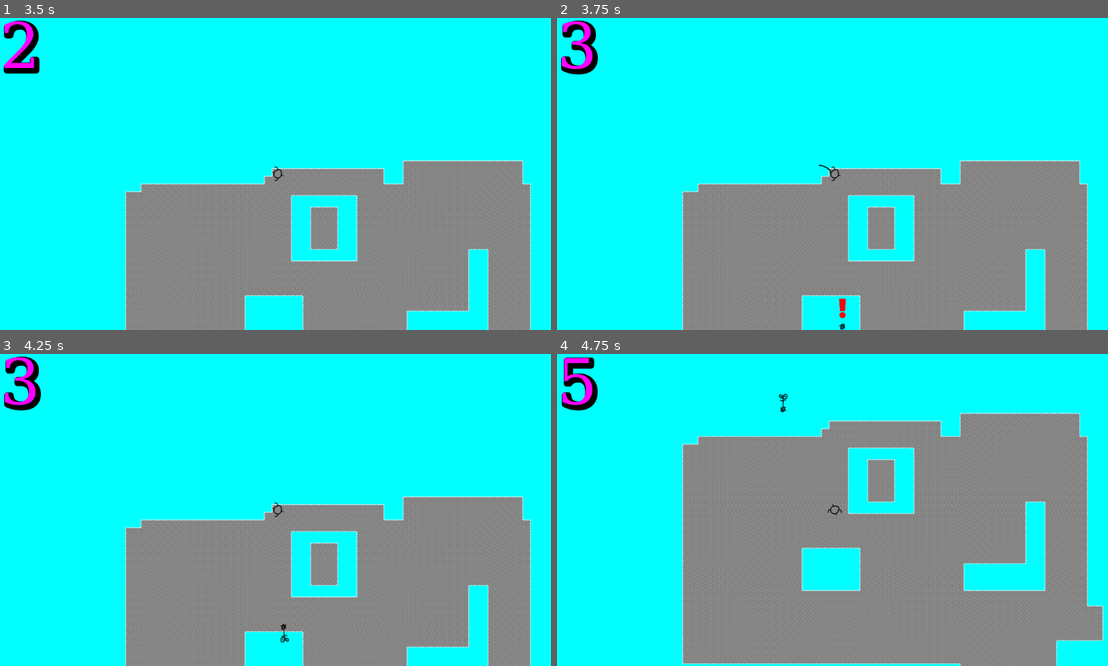
Above: before the commit, frames 1-4 (two rows, left to right).
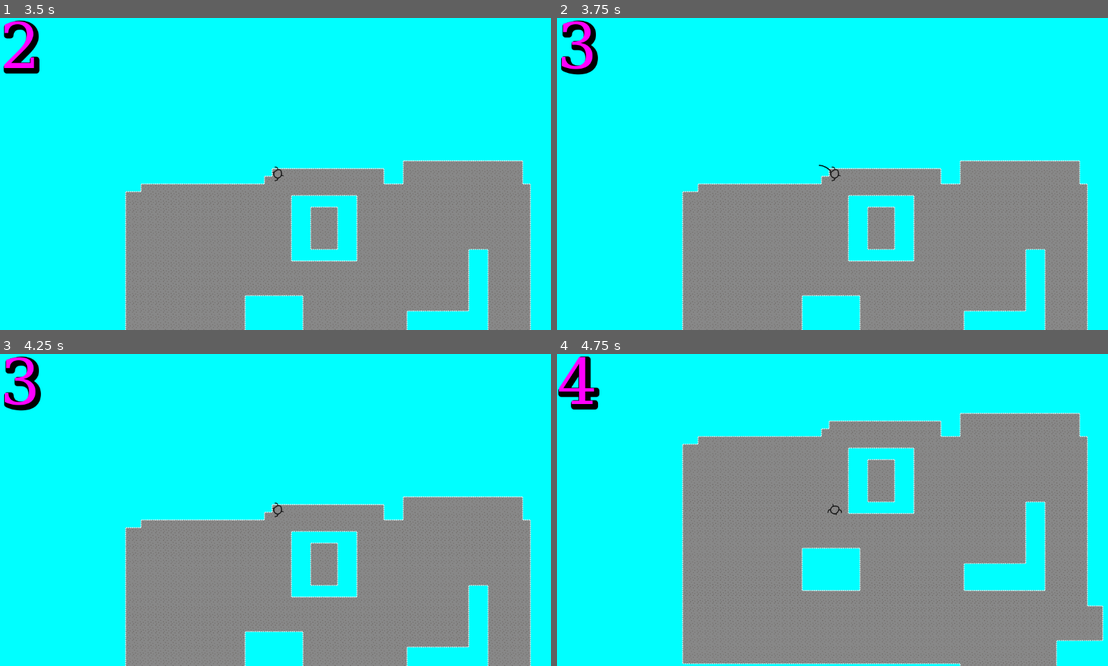
Above: after the commit, the same moments.

Repository: Kagaminara/POUP
Game: Godot game, scene res://scenes/main/main.tscn
The game is run twice, just before and just after one commit, with the same random seed, the same clock (stepped at 60 frames per second) and the same inputs.
Inputs:
- Up to frame 1 (3.5 s): click "Play" at 0.5 s; tap Enter at 1.25 s; hold Up (move_up) 1.28-2.78 s; tap Space (attack) at 1.35, 2.1, 2.85 s; hold Left (move_left) from 2.78 s (still down)
- Up to frame 2 (3.75 s): keep holding Left (move_left); tap Space (attack) at 3.5, 3.6 s
- Up to frame 3 (4.25 s): keep holding Left (move_left)
- Up to frame 4 (4.75 s): release Left (move_left) at 4.28 s; hold Down (move_down) from 4.28 s (still down); tap Space (attack) at 4.35 s

Frame 1 is identical in both runs. In frame 2, less than 0.1% of the frame differs, in the area x 51-53%, y 89-100%; in frame 3, less than 0.1%; in frame 4, 0.9%, in the area x 0-42%, y 0-19%.

Commit message:
fix(zanu): fixed ememy spawn rate after reset

Diff:
--- a/POUP2/scenes/main/scripts/main.gd
+++ b/POUP2/scenes/main/scripts/main.gd
@@ -18,6 +18,7 @@
 	zenu_container = Node2D.new()
 	add_child(zenu_container)
 	$ScoreTimer.start()
+	$ZanuTimer.wait_time = 5.0
 	$ZanuTimer.start()
 	$Player.start($StartPosition.position)
 
--- a/POUP2/scenes/zanu/scripts/zanu.gd
+++ b/POUP2/scenes/zanu/scripts/zanu.gd
@@ -4,7 +4,7 @@
 var Player: Node2D
 
 const zanu_scene: PackedScene = preload("res://scenes/zanu/zanu.tscn")
-
+var suis_je_une_boite: int = 0
 # Called when the node enters the scene tree for the first time.
 func _ready():
 	$"Est-ce-une-boite".hide()
@@ -20,13 +20,11 @@
 
 	var velocity = Vector2(randf_range(150.0, 250.0), 0.0)
 	mob.linear_velocity = velocity.rotated(mob.rotation)
-
+	mob.suis_je_une_boite = randi_range(0, 100)
 	return mob
 
 func _process(_delta):
-	var chance = randi_range(0, 100)
-
-	if chance > 99:
+	if self.suis_je_une_boite <= 0:
 		self.look_at(Player.position)
 		self.linear_velocity = global_transform.x * randf_range(150.0, 350.0)
 
@@ -35,6 +33,9 @@
 		$"Est-ce-une-boite".show()
 		$"Est-ce-une-boite/Timer".start()
 		$"Est-ce-une-boite/Sound".play()
+		self.suis_je_une_boite = randi_range(0, 100)
+
+	self.suis_je_une_boite -= 1
 
 func _on_visible_on_screen_notifier_2d_screen_exited():
 	queue_free()
